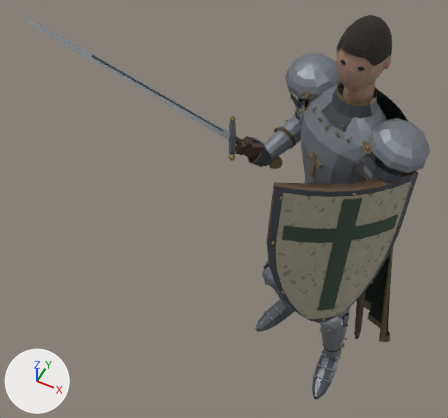
A saved change to the glTF model modelos/cavaleiro-low-poly/cavaleiro.glb.
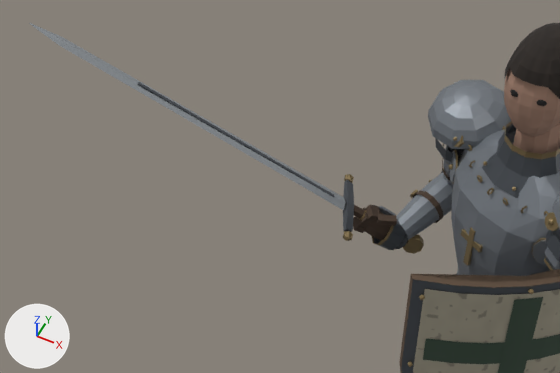
Each version appears first whole from a 50 mm lens placed at (0.33, -1.66, 2.76), pointed at (-0.44, -0.13, 0.84), and next in a close-up on the part from 0% to 83% of the width and 0% to 60% of the height. Lighting does not change. The marker at lower left points along +X, +Y and +Z. The first two pictures are the older version. Both versions are drawn at frame 4 of the action 'Ataque'; the numbers are the values there.

The first close-up shows 'AntebracoDireito', 'Cabelo', 'Couraca', 'Cranio', 'EscudoAro', 'EscudoCorpo', 'EscudoCruzH', 'EscudoCruzV', 'EscudoPintura', 'EspaldarDireito', 'Gorjal', 'Lamina' and 34 more.
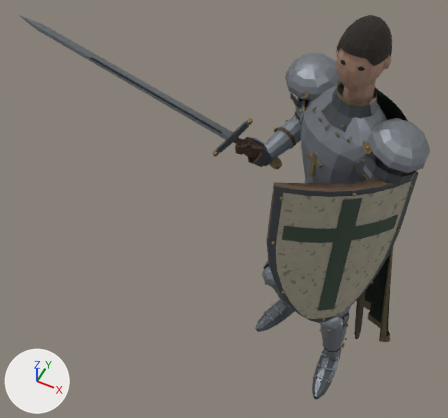
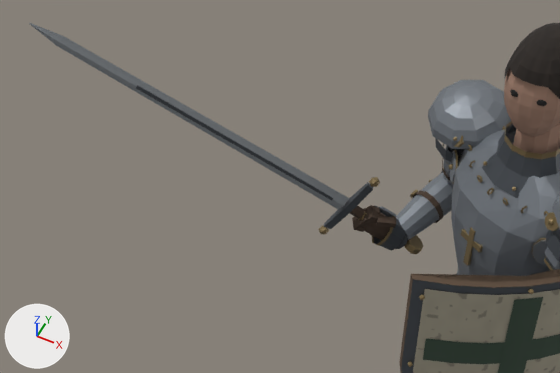
ob_maodireito is not drawn itself; it is the parent of ob_articulacaopulsodireito, ob_manopladireito, ob_bordamanopladireito, ob_punhodireito, ob_espada.
ob_espada is not drawn itself; it is the parent of ob_lamina, ob_sulco, ob_sulco_001, ob_guarda, ob_pontaguarda, ob_pontaguarda_001, ob_empunhadura, ob_anelempunhadura.

Location of each change, [x1, y1, x2, y2] in pixels of the close-ups (560 x 373 px):
'Lamina', turned: before [29, 23, 345, 210]; after [29, 23, 350, 209]
'Guarda', turned: before [343, 180, 354, 232]; after [324, 182, 373, 229]
'Sulco.001', turned (not visible before): after [136, 85, 334, 200]
'Sulco', turned (not visible afterwards): before [138, 82, 334, 197]
'ManoplaDireito', turned: before [373, 219, 405, 250]; after [373, 218, 405, 251]
'PalmaDireito', turned: before [365, 211, 391, 241]; after [365, 212, 391, 241]
'Pomo', turned: before [403, 235, 424, 254]; after [404, 235, 423, 254]
'PolegarDireito', turned: before [377, 214, 397, 226]; after [376, 216, 396, 228]
'DedoDireito4', turned: before [366, 204, 380, 221]; after [366, 205, 381, 222]
'PontaGuarda', turned: before [343, 231, 353, 241]; after [369, 177, 380, 187]
'Empunhadura', turned: before [354, 205, 409, 244]; after [350, 206, 410, 240]
'PontaGuarda.001', turned: before [344, 174, 354, 183]; after [318, 225, 329, 234]
'DedoDireito1', turned: before [353, 216, 366, 233]; after [352, 216, 365, 232]
'PlacaDorsoDireito', turned: before [380, 206, 396, 215]; after [380, 206, 396, 217]
'BordaManoplaDireito', turned: before [372, 226, 394, 245]; after [372, 216, 394, 246]
'DedoDireito3', turned: before [362, 207, 374, 224]; after [362, 208, 374, 224]
'ArticulacaoPulsoDireito', turned (mostly hidden): [395, 234, 407, 249] in both
'DedoDireito2', turned: [356, 217, 368, 228] in both
'AnelEmpunhadura', turned: before [358, 210, 367, 220]; after [358, 211, 367, 220]

The edits, one by one:
Object 'MaoDireito' (ob_maodireito) turns from (-53, 48, -26) to (-49, 52, -20) degrees about x, y and z.
Object 'Espada' (ob_espada) turns from (1.8, -3.4, -2.6) to (3.2, 2.1, -98) degrees about x, y and z.
